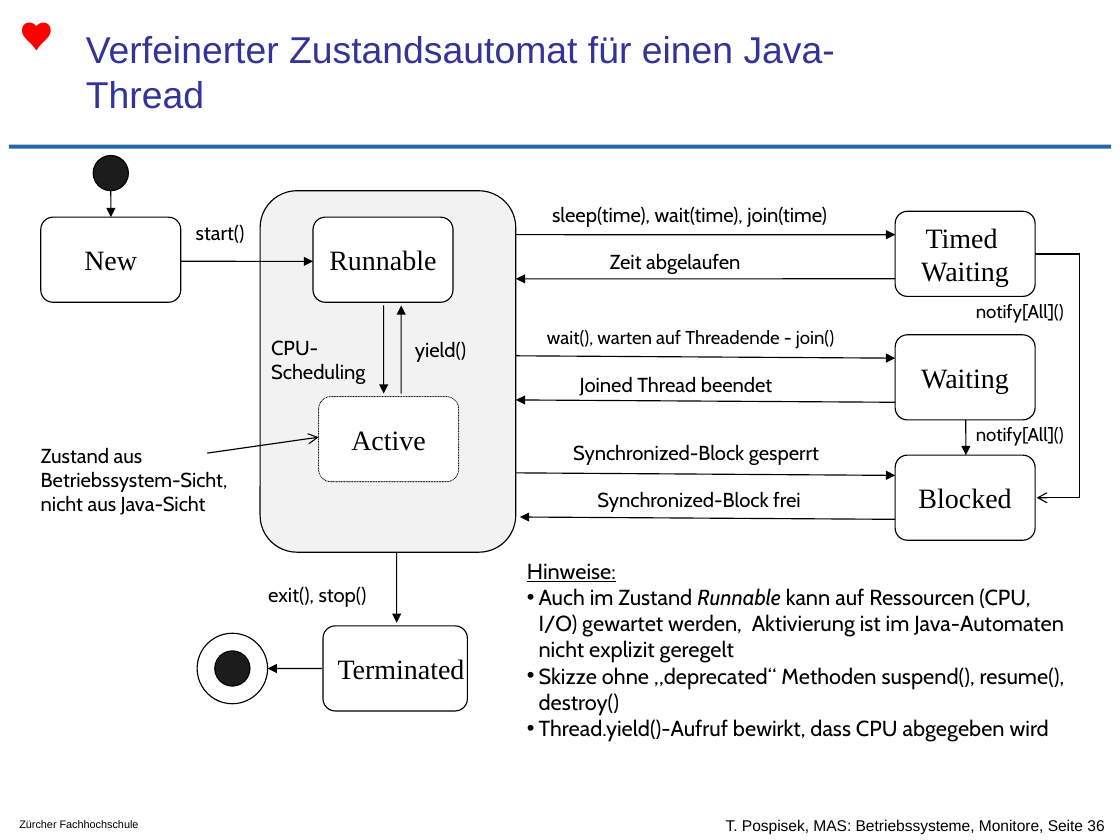
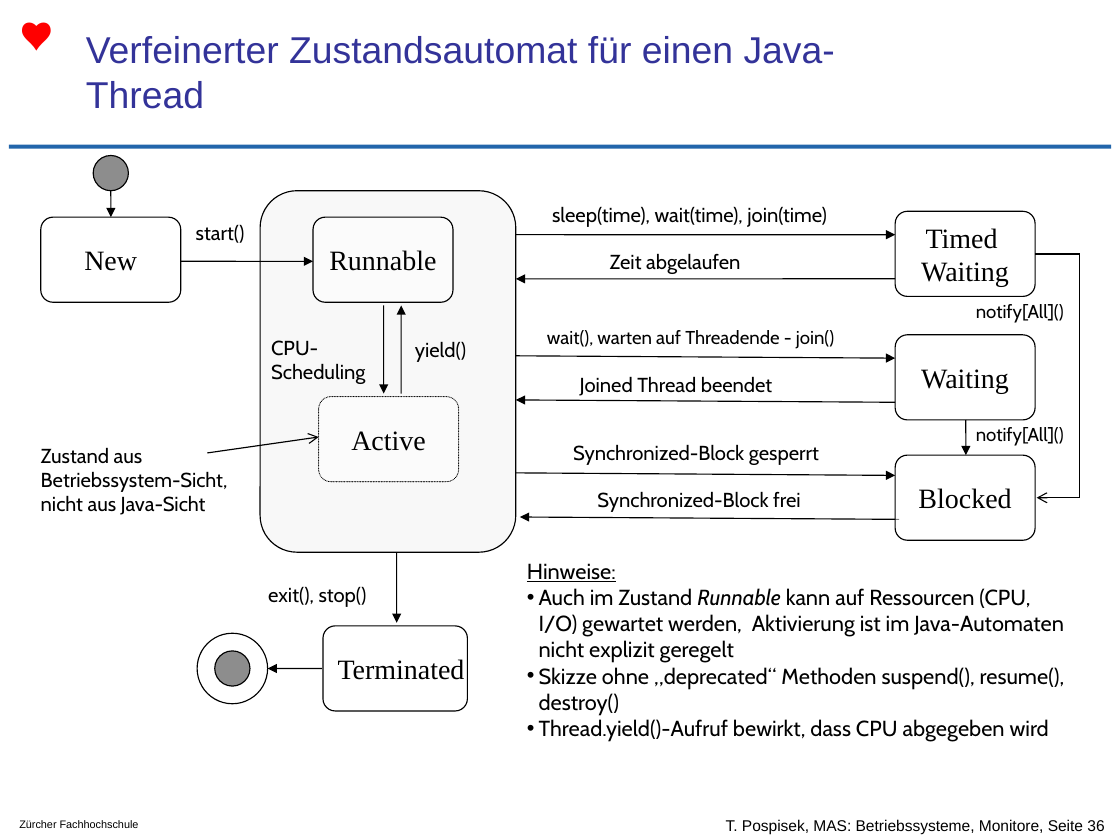
Before and after one commit to tpo/betriebssysteme, a slide deck: slide 36 of 08_Koordination_und_Synchronisation_Monitore.odp. Drawn at 1120x840 pixels with LibreOffice and Linux fonts; fonts in the diff are those of the drawing; background and template pictures are left out. Boxes give left, top, right and bottom in pixels: in the first picture for what was removed or moved away, otherwise in the second. Text is boxed around its words. In the diff, an @@ line names an element or a change of style, - is before the commit and + after.

```diff
--- a/08_Koordination_und_Synchronisation_Monitore.odp
+++ b/08_Koordination_und_Synchronisation_Monitore.odp
@@ ellipse at (93, 156, 128, 190): fill #1C1C1C to #1C1C1C at 50% opacity @@
@@ rounded rectangle at (260, 190, 515, 552): fill #F2F2F2 to #F2F2F2 at 50% opacity @@
@@ rounded rectangle "Blocked" at (895, 455, 1035, 540): fill #FFFFFF to #FFFFFF at 50% opacity @@
@@ ellipse at (197, 633, 268, 703): fill #FFFFFF to #FFFFFF at 50% opacity @@
@@ ellipse at (215, 651, 250, 685): fill #1C1C1C to #1C1C1C at 50% opacity @@
```
Also in this commit, not shown: 13 other slides changed.
